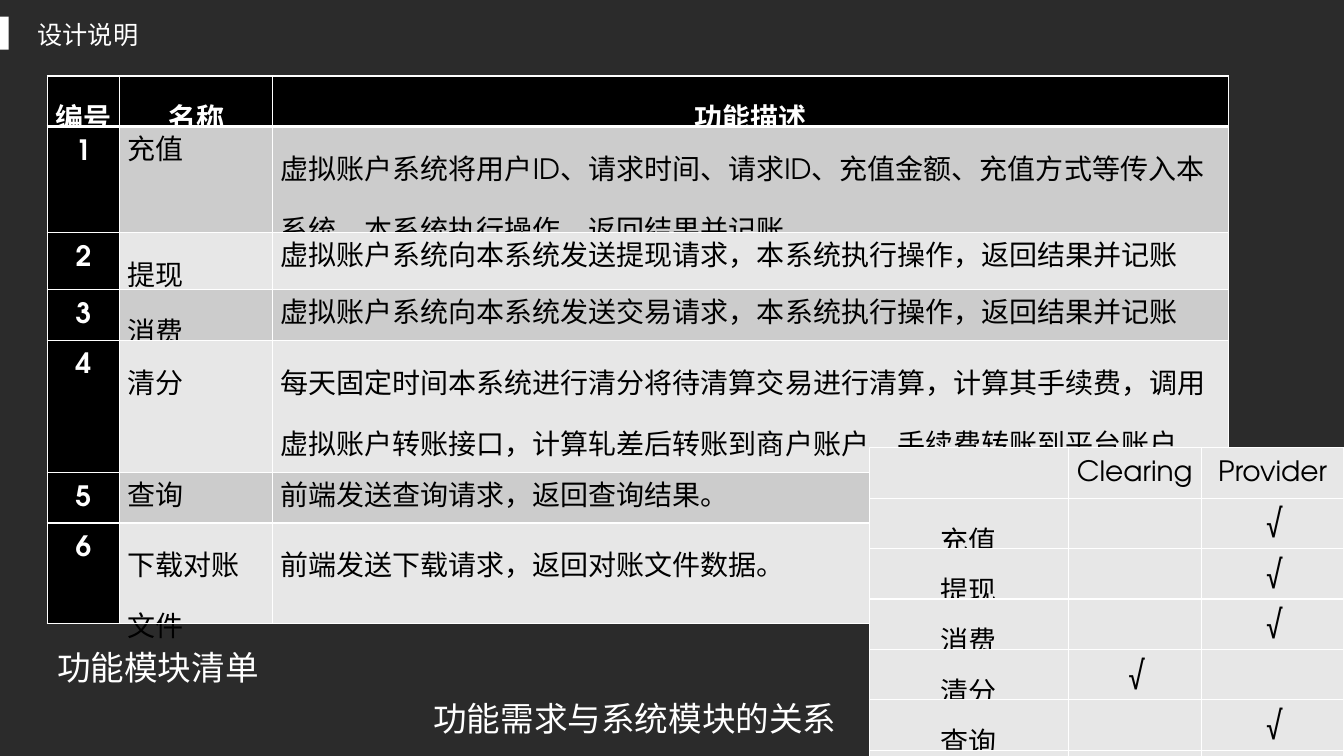
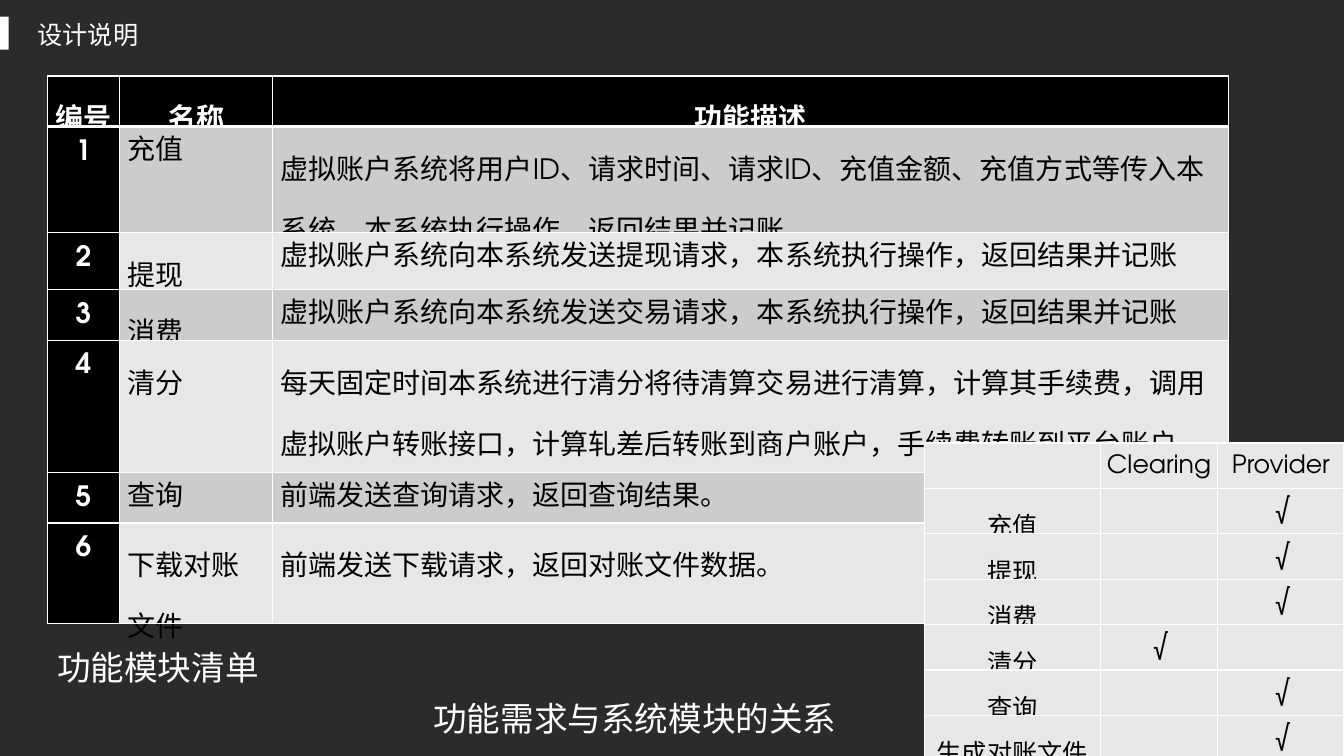
Before and after one commit to AngusMonroe/ClearSettlementSystem, a slide deck: slide 13 of paper/xjx/展示.pptx (slide 9 before the commit). Drawn at 1344x756 pixels with LibreOffice and Linux fonts; fonts in the diff are those of the drawing; background and template pictures are left out; a plain dark background stands for a picture behind light text. Boxes give left, top, right and bottom in pixels: in the first picture for what was removed or moved away, otherwise in the second. Text is boxed around its words. In the diff, an @@ line names an element or a change of style, - is before the commit and + after.

```diff
--- a/paper/xjx/展示.pptx
+++ b/paper/xjx/展示.pptx
@@ table at bbox=[924, 442, 1343, 756] @@
@@ size 20 to 18 pt @@
@@ table: place and size @@
-table at bbox=[869, 447, 1344, 756]
+table at bbox=[924, 442, 1343, 756]
```
Also in this commit, not shown: 6 other slides changed, 4 slides added, 3 other files.
